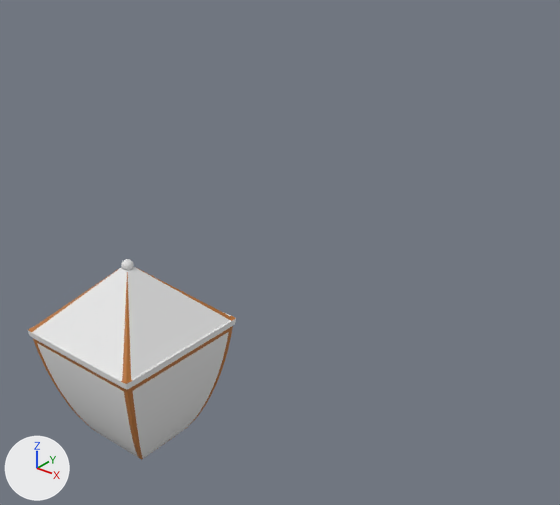
Before and after pictures for a commit that changed the Blender file Blender-experiments/Lantern1_Fully_Transparent/Lantern1-fully-transparent.blend.
Before and after are seen from a camera (50 mm lens) standing at (7.31, -5.91, 21.87) and looking at (0.45, 2.67, 16.55). Every picture has the same lights, and +X, +Y and +Z are marked at lower left.

The first picture shows 'Frame.Horizontal', 'Frame.Vertical', 'Lantern.Body', 'Sphere'.
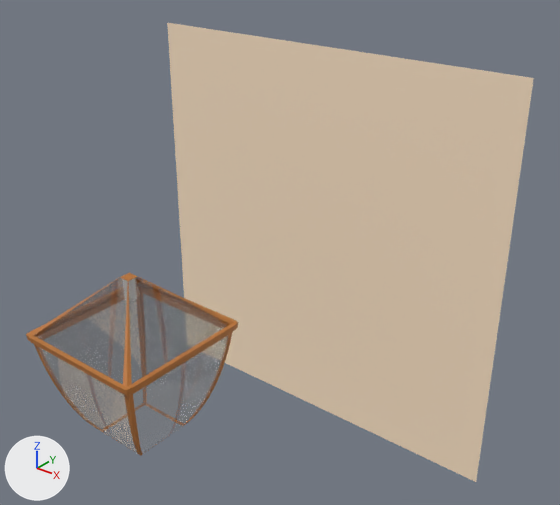
What differs and where, as boxes (x1, y1, x2, y2) in the pictures (560 x 505 px):
'Plane', added (beige)
    after: (167, 23, 534, 482)
'Lantern.Body', reshaped, rescaled (36% shorter)
    before: (28, 266, 236, 458)
    after: (26, 273, 238, 395)
'Lantern.Glass', added
    after: (34, 277, 230, 454)
'Frame.Vertical', rescaled (6% shorter)
    before: (28, 268, 235, 460)
    after: (29, 276, 236, 456)
'Sphere', deleted
    before: (121, 259, 134, 270)
part 1 of me_cube_003, deleted
    before: (133, 332, 229, 458)
part 2 of me_cube_003, deleted
    before: (37, 343, 139, 458)
part 3 of me_cube_003, added
    after: (26, 297, 238, 395)
part 4 of me_cube_003, recoloured
    before: (31, 266, 231, 381)
    after: (32, 273, 231, 386)

Edits to the bpy script that builds the scene:
```text
Add mat_material_004:
    mat_material_004 = principled_material('Material.004')
    mat_material_004.base_color = (0.479, 0.171, 0.0331)  # orange #b87333
Add mat_material_002:
    mat_material_002 = principled_material('Material.002')
    mat_material_002.base_color = (0.479, 0.171, 0.0331)  # orange #b87333
Add mat_back_wall:
    mat_back_wall = principled_material('Back.Wall')
    mat_back_wall.base_color = (1.0, 0.795, 0.582)  # beige #ffe6c9
Add mat_material_001:
    mat_material_001 = principled_material('Material.001')
    mat_material_001.base_color = (0.762, 0.762, 0.762)  # light grey #e2e2e2
    mat_material_001.roughness = 0.0
    mat_material_001.ior = 1.45
    mat_material_001.alpha = 0.4
    mat_material_001.specular_ior_level = 0.932
    mat_material_001.transmission_weight = 1.0
Change me_cube_003:
    used by ob_lantern_body; location = (0.0, 0.0, 15.46)
    remove me_cube_003.from_pydata(...)  # 4170 vertices, 3864 faces; spans x -1.01..1.01, y -1.01..1.01, z -1.0..1.74
    add me_cube_003.from_pydata(...)  # 1561 vertices, 1400 faces; spans x -1.04..1.04, y -1.04..1.04, z 0.76..1.74
    me_cube_003 part 1: the loose piece of 575 vertices spanning x 0.44..0.96, y -0.88..0.88, z -0.97..0.7 is deleted
    me_cube_003 part 2: the loose piece of 575 vertices spanning x -0.88..0.88, y -0.96..-0.44, z -0.97..0.7 is deleted
    me_cube_003 part 3: 420 vertices added at x -1.04..1.04, y -1.04..1.04, z 0.76..0.88
    me_cube_003 part 4: 875 faces spanning x -1.01..1.01, y -1.01..1.01, z 0.78..1.74 switch from no material to mat_material_002 (orange #b87333)
    add me_cube_003.materials.append(mat_material_004)  # orange #b87333
Add me_plane:
    me_plane.from_pydata([(-1.0, -1.0, 0.0), (1.0, -1.0, 0.0), (-1.0, 1.0, 0.0), (1.0, 1.0, 0.0)], [], [(0, 1, 3, 2)])
    me_plane.materials.append(mat_back_wall)  # beige #ffe6c9
Add me_cube_005:
    me_cube_005.from_pydata(...)  # 2500 vertices, 2208 faces; spans x -0.98..0.98, y -0.98..0.98, z -0.97..1.73
    me_cube_005.materials.append(mat_material_001)  # light grey #e2e2e2
Change ob_lantern_body:
    ob_lantern_body.scale: (1.0, 1.0, 1.0) -> (1.0, 1.0, 0.927)
Remove ob_sphere:
    ob_sphere = bpy.data.objects.new('Sphere', me_sphere)
    ob_sphere.location = (0.0, 0.0, 17.24)
    ob_sphere.scale = (0.0797, 0.0797, 0.0797)
Change ob_frame_vertical:
    ob_frame_vertical.scale: (1.0, 1.0, 1.0) -> (1.0, 1.0, 0.927)
Add ob_plane:
    ob_plane = bpy.data.objects.new('Plane', me_plane)
    ob_plane.location = (-0.16, 4.51, 15.82)
    ob_plane.rotation_euler = (1.571, 0.0, 0.0)  # degrees (90, 0, 0)
    ob_plane.scale = (3.57, 3.57, 3.57)
Add ob_lantern_glass:
    ob_lantern_glass = bpy.data.objects.new('Lantern.Glass', me_cube_005)
    ob_lantern_glass.location = (0.0, 0.0, 15.46)
    ob_lantern_glass.scale = (1.0, 1.0, 0.927)
```
